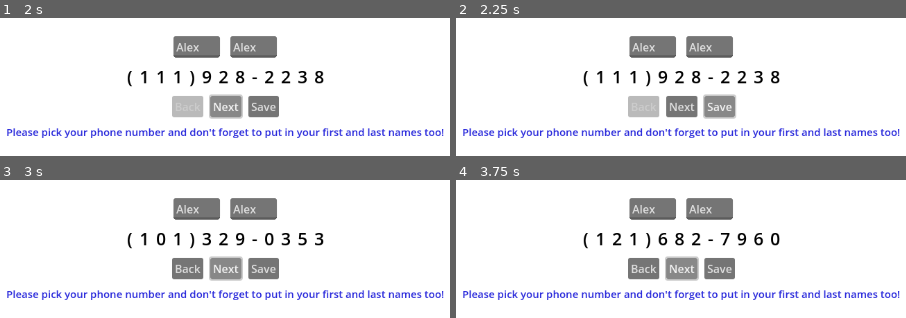
Above: before the commit, frames 1-4 (two rows, left to right).
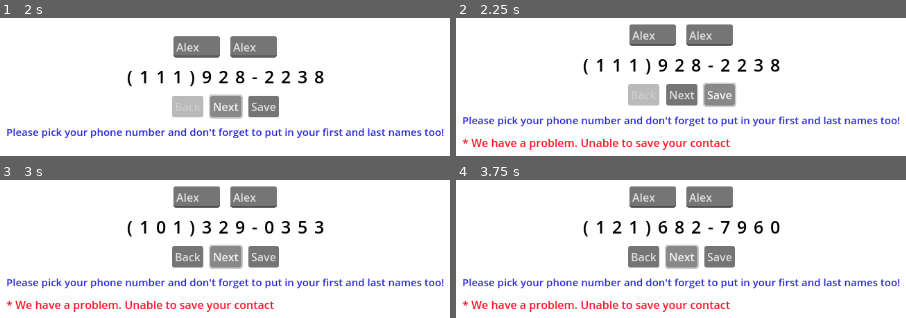
Above: after the commit, the same moments.

Repository: mjcampos/phone_number_entry
Game: Godot game, scene res://MainView/main_view.tscn
The game is run twice, just before and just after one commit, with the same random seed, the same clock (stepped at 60 frames per second) and the same inputs.
Inputs (mouse positions are in pixels of both pictures, inside the frame that each line leads up to):
- Up to frame 1 (2 s): click (198, 46) at 0.52 s; type "Alex" at 0.6 s; click (252, 46) at 0.75 s; type "Alex" at 0.83 s; click "Next" at 1.25 s
- Up to frame 2 (2.25 s): click "Save" at 2 s
- Up to frame 3 (3 s): click "Next" at 2.75 s
- Up to frame 4 (3.75 s): click "Next" at 3.5 s

Frame 1 is identical in both runs. In frame 2, 18% of the frame differs, in the area x 1-99%, y 4-96%; in frame 3, 18%; in frame 4, 18%.

Commit message:
Added an error message for the event when unable to call the API

Diff:
--- a/MainView/API.gd
+++ b/MainView/API.gd
@@ -3,6 +3,7 @@
 @onready var http_request: HTTPRequest = %HTTPRequest
 @onready var main_container: MarginContainer = %MainContainer
 @onready var save_button: Button = %SaveButton
+@onready var error_message: Label = %ErrorMessage
 
 const URL = "http://numbersapi.com/"
 const suffix = "/trivia?fragment"
@@ -15,6 +16,7 @@
 
 	phone_number_array = integer_to_digit_array(phone_number)
 	save_button.disabled = true
+	error_message.visible = false
 
 	$HTTPRequest.request(modified_url)
 
@@ -54,3 +56,4 @@
 		main_container.show_facts(random_number_facts, phone_number_array)
 	else:
 		print("We have a problem")
+		error_message.visible = true
--- a/MainView/MainContainer.gd
+++ b/MainView/MainContainer.gd
@@ -19,6 +19,8 @@
 @onready var fact_9: Label = %Fact9
 @onready var fact_10: Label = %Fact10
 
+@onready var error_message: Label = %ErrorMessage
+
 var facts_label_array: Array = []
 
 # Called when the node enters the scene tree for the first time.
@@ -26,6 +28,7 @@
 	facts_label_array = [fact_1, fact_2, fact_3, fact_4, fact_5, fact_6, fact_7, fact_8, fact_9, fact_10]
 	display_container.visible = false
 	inputs_container.visible = true
+	error_message.visible = false
 
 func show_facts(facts: Dictionary, phone_number_string_array: Array) -> void:
 	var first_name = first_name_input.text
--- a/MainView/main_view.tscn
+++ b/MainView/main_view.tscn
@@ -6,6 +6,7 @@
 [ext_resource type="Script" path="res://MainView/API.gd" id="3_c25mt"]
 [ext_resource type="LabelSettings" uid="uid://d0an2pm6f5u6q" path="res://facts_label_settings.tres" id="4_ias16"]
 [ext_resource type="LabelSettings" uid="uid://cns1k4dnrqal6" path="res://user_input_label_settings.tres" id="5_r3pye"]
+[ext_resource type="LabelSettings" uid="uid://bxbed8gbj1odp" path="res://error_label_settings.tres" id="7_bmui7"]
 
 [sub_resource type="LabelSettings" id="LabelSettings_5yidf"]
 font_size = 32
@@ -55,6 +56,7 @@
 
 [node name="DisplayContainer" type="VBoxContainer" parent="MainContainer"]
 unique_name_in_owner = true
+visible = false
 layout_mode = 2
 
 [node name="Message" type="Label" parent="MainContainer/DisplayContainer"]
@@ -149,7 +151,6 @@
 
 [node name="InputsContainer" type="VBoxContainer" parent="MainContainer"]
 unique_name_in_owner = true
-visible = false
 layout_mode = 2
 size_flags_horizontal = 4
 size_flags_vertical = 4
@@ -307,6 +308,13 @@
 layout_mode = 2
 text = "Please pick your phone number and don't forget to put in your first and last names too!"
 label_settings = ExtResource("5_r3pye")
+
+[node name="ErrorMessage" type="Label" parent="MainContainer/InputsContainer"]
+unique_name_in_owner = true
+visible = false
+layout_mode = 2
+text = "* We have a problem. Unable to save your contact"
+label_settings = ExtResource("7_bmui7")
 
 [connection signal="request_completed" from="API/HTTPRequest" to="API" method="_on_http_request_request_completed"]
 [connection signal="pressed" from="MainContainer/DisplayContainer/ResetButton" to="MainContainer" method="_on_reset_button_pressed"]
Not shown: 1 places in MainView/main_view.tscn that only renumber resources
